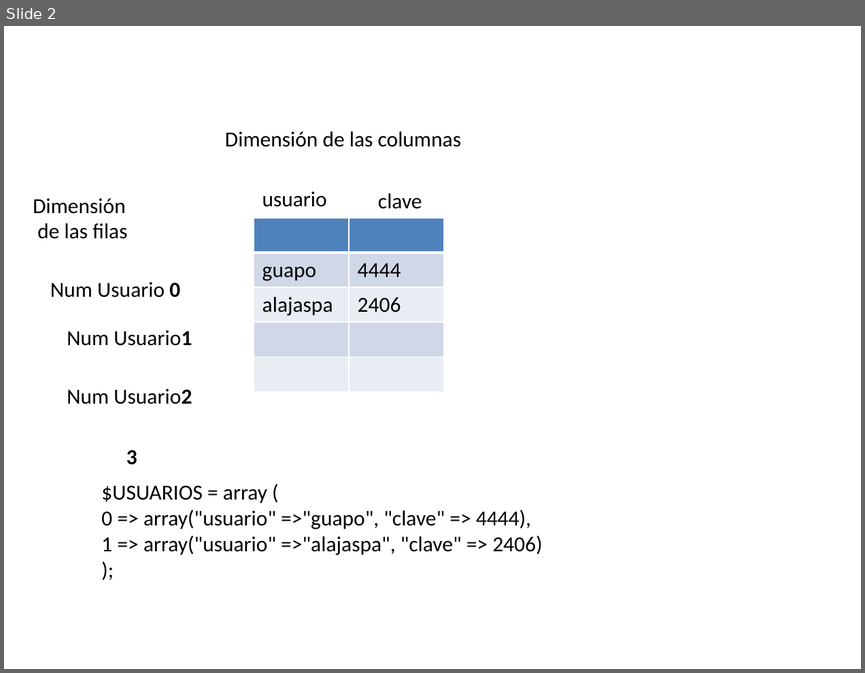
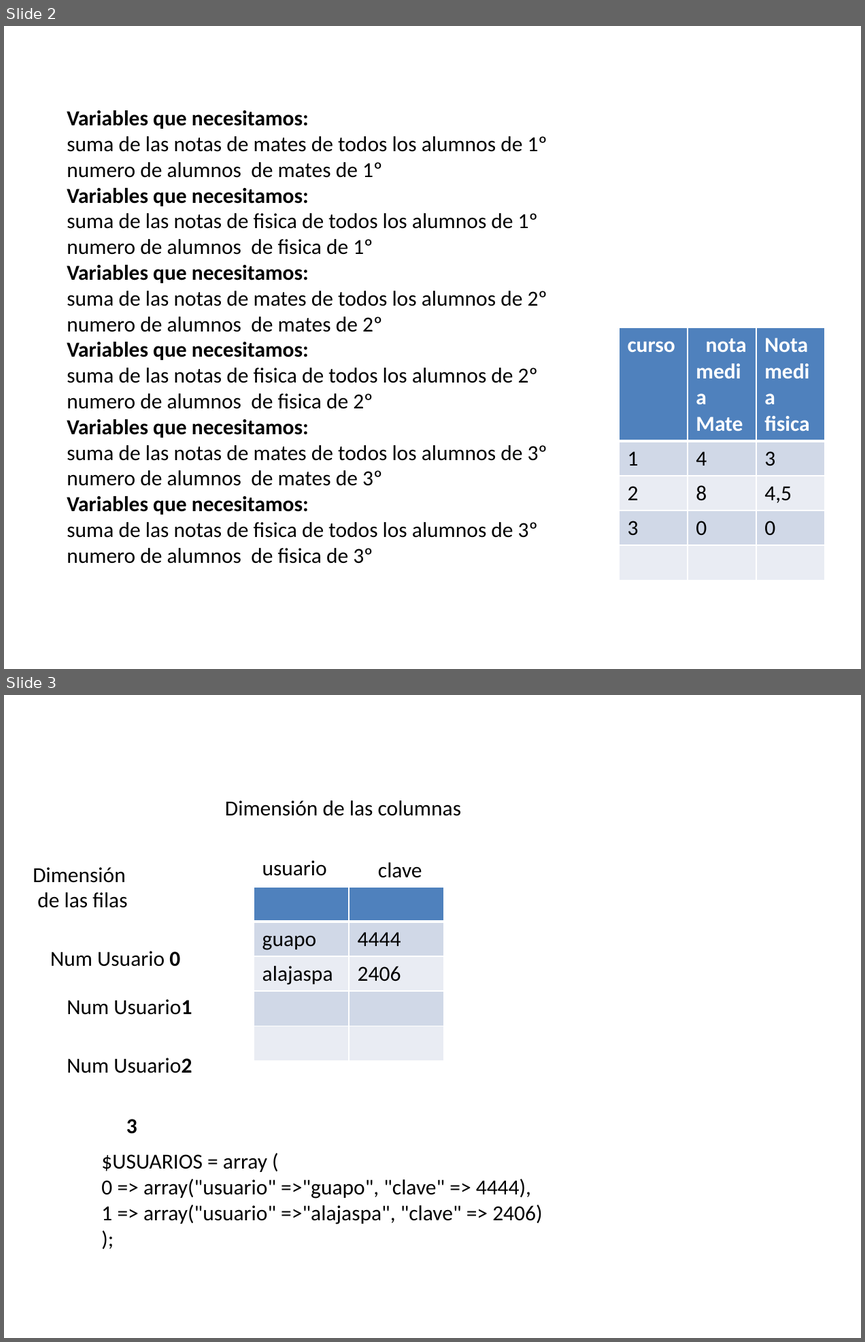
Before and after one commit to AnaLajas/TRABAJO, a slide deck: Documentación/Esquemas.pptx. Shown one above the other, each under a label of ours: slide 2 before the commit, slides 2 and 3 after it. The pictures are 865x673 and 865x1342 pixels, drawn with LibreOffice and Linux fonts; fonts in the diff are those of the drawing. Boxes give left, top, right and bottom in pixels: in the first picture for what was removed or moved away, otherwise in the second. Text is boxed around its words. In the diff, an @@ line names an element or a change of style, - is before the commit and + after.

```diff
--- a/Documentación/Esquemas.pptx
+++ b/Documentación/Esquemas.pptx
@@ slide 2 added at bbox=[4, 26, 861, 669], background #FFFFFF @@
@@ text added at bbox=[67, 110, 547, 563], 18 pt, text #000000 @@
+Variables que necesitamos:
+suma de las notas de mates de todos los alumnos de 1º
+numero de alumnos de mates de 1º
+Variables que necesitamos:
+suma de las notas de fisica de todos los alumnos de 1º
+numero de alumnos de fisica de 1º
+Variables que necesitamos:
+suma de las notas de mates de todos los alumnos de 2º
+numero de alumnos de mates de 2º
+Variables que necesitamos:
+suma de las notas de fisica de todos los alumnos de 2º
+numero de alumnos de fisica de 2º
+Variables que necesitamos:
+suma de las notas de mates de todos los alumnos de 3º
+numero de alumnos de mates de 3º
+Variables que necesitamos:
+suma de las notas de fisica de todos los alumnos de 3º
+numero de alumnos de fisica de 3º
@@ table added at bbox=[618, 328, 824, 576], 5 rows, 3 columns @@
+curso | nota media Mate | Nota media fisica
+1 | 4 | 3
+2 | 8 | 4,5
+3 | 0 | 0
+ |  | 
@@ what was slide 2 is now slide 3 @@
```
Also in this commit, not shown: 1 slide changed, 14 other files.
